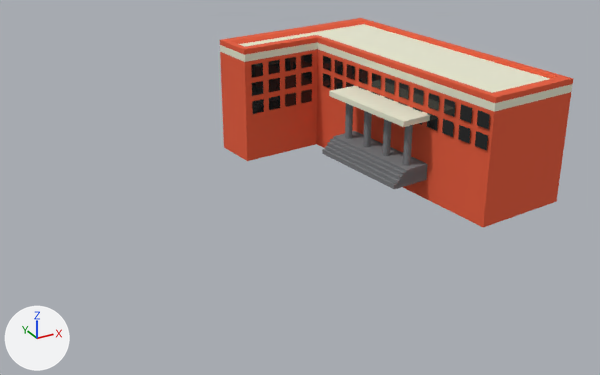
Renders of the FBX model Assets/Models/Buildings/Susan Hall.fbx from each side of a commit.
Camera for both pictures: a camera (50 mm lens) standing at (1.48, 1.01, 4.58) and looking at (6.23, 9.64, 0.27). Every picture has the same lights, and +X, +Y and +Z are marked at lower left.

Objects in the first picture: 'Susan Hall'.
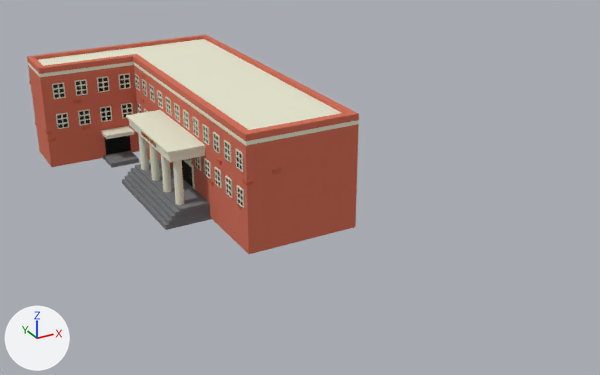
Where the change shows, as pixel boxes [x1, y1, x2, y2] in the pictures (600 x 375 px; the box of a moved part takes in the faces that stretch with it):
'Susan Hall', reshaped, moved
    before: [220, 18, 573, 227]
    after: [27, 35, 359, 254]
part 1 of me_cube_019, moved or reshaped
    before: [330, 138, 427, 179]
    after: [131, 168, 210, 218]
part 2 of me_cube_019, moved or reshaped
    before: [327, 142, 427, 182]
    after: [128, 171, 210, 222]
part 3 of me_cube_019, moved or reshaped
    before: [325, 146, 427, 185]
    after: [125, 175, 210, 226]
part 4 of me_cube_019, moved or reshaped
    before: [333, 131, 428, 174]
    after: [135, 160, 210, 213]
part 5 of me_cube_019, moved or reshaped
    before: [322, 149, 427, 189]
    after: [122, 179, 211, 230]
part 6 of me_cube_019, added
    after: [103, 150, 139, 168]
part 7 of me_cube_019, moved or reshaped
    before: [345, 103, 353, 139]
    after: [138, 134, 149, 170]
part 8 of me_cube_019, moved or reshaped
    before: [363, 111, 372, 147]
    after: [149, 144, 160, 181]
part 9 of me_cube_019, moved or reshaped
    before: [382, 119, 392, 156]
    after: [161, 155, 172, 192]
part 10 of me_cube_019, moved or reshaped
    before: [403, 125, 413, 166]
    after: [173, 160, 184, 205]
part 11 of me_cube_019, added
    after: [101, 126, 134, 139]
part 12 of me_cube_019, moved or reshaped
    before: [329, 86, 430, 127]
    after: [242, 179, 253, 186]
part 13 of me_cube_019, deleted (red)
    before: [220, 18, 573, 227]
part 14 of me_cube_019, added
    after: [27, 35, 359, 254]

The change, as a list of edits to the scene's bpy script:
```text
Change me_cube_019:
    remove me_cube_019.from_pydata(...)  # 1592 vertices, 1462 faces; spans x -1.4..1.83, y -1.85..2.79, z -1.99..-0.2
    add me_cube_019.from_pydata(...)  # 12700 vertices, 17078 faces; spans x 3.69..7.97, y 5.8..13.25, z -0.01..1.49
    me_cube_019 part 1: the loose piece of 8 vertices spanning x -0.37..0.53, y -0.79..0.93, z -1.57..-1.49 is turned -5.5 degrees about the z axis through its middle, then moved by (4.86, 10.6, 1.68)
    me_cube_019 part 2: the loose piece of 8 vertices spanning x -0.42..0.54, y -0.79..0.93, z -1.61..-1.53 is turned -5.5 degrees about the z axis through its middle, then moved by (4.86, 10.61, 1.68)
    me_cube_019 part 3: the loose piece of 8 vertices spanning x -0.47..0.54, y -0.8..0.93, z -1.65..-1.58 is turned -5.5 degrees about the z axis through its middle, then moved by (4.86, 10.61, 1.68)
    me_cube_019 part 4: the loose piece of 8 vertices spanning x -0.31..0.53, y -0.78..0.93, z -1.51..-1.45 is turned -5.5 degrees about the z axis through its middle, then moved by (4.86, 10.6, 1.68)
    me_cube_019 part 5: the loose piece of 8 vertices spanning x -0.51..0.54, y -0.8..0.93, z -1.69..-1.63 is turned -5.5 degrees about the z axis through its middle, then moved by (4.86, 10.61, 1.68)
    me_cube_019 part 6: a new loose piece, a box spanning x 4.476..4.891, y 12.128..12.759, z -0.006..0.061, in mat_stairs (grey #78797c)
    me_cube_019 part 7: the loose piece of 338 vertices spanning x -0.19..-0.08, y 0.64..0.75, z -1.63..-0.74 is moved by (4.86, 10.62, 1.68), in mat_material (white #e7e7d1)
    me_cube_019 part 8: the loose piece of 338 vertices spanning x -0.14..-0.03, y 0.21..0.32, z -1.63..-0.74 is moved by (4.81, 10.62, 1.68), in mat_material (white #e7e7d1)
    me_cube_019 part 9: the loose piece of 338 vertices spanning x -0.09..0.02, y -0.22..-0.11, z -1.63..-0.74 is moved by (4.76, 10.62, 1.68), in mat_material (white #e7e7d1)
    me_cube_019 part 10: the loose piece of 338 vertices spanning x -0.04..0.06, y -0.65..-0.55, z -1.63..-0.74 is moved by (4.71, 10.61, 1.68), in mat_material (white #e7e7d1)
    me_cube_019 part 11: a new loose piece, a box spanning x 4.476..4.891, y 12.249..12.698, z 0.395..0.449, in mat_material (white #e7e7d1)
    me_cube_019 part 12: the loose piece of 8 vertices spanning x -0.38..0.95, y -0.79..0.99, z -0.81..-0.73 is scaled about its middle by (0.0668, 0.0655, 0.565), then moved by (4.8, 8.67, 1.69), in mat_bricks (orange #c56040)
    me_cube_019 part 13: 37 loose pieces with 192 vertices, spanning x -1.4..1.83, y -1.85..2.79, z -1.99..-0.2, are deleted
    me_cube_019 part 14: 11220 vertices added at x 3.69..7.97, y 5.8..13.25, z 0.0..1.49
    remove me_cube_019.materials.append(mat_buildings)  # red #e75a38
    add me_cube_019.materials.append(mat_building_wall_002)  # red #d36c54
    add me_cube_019.materials.append(mat_bricks)  # orange #c56040
    add me_cube_019.materials.append(mat_character)  # orange #df7e00
    add me_cube_019.materials.append(mat_black)  # black #000000
Change ob_susan_hall:
    ob_susan_hall.location: (7.95, 10.312, 1.685) -> (0.0, 0.0, 0.0)
```
